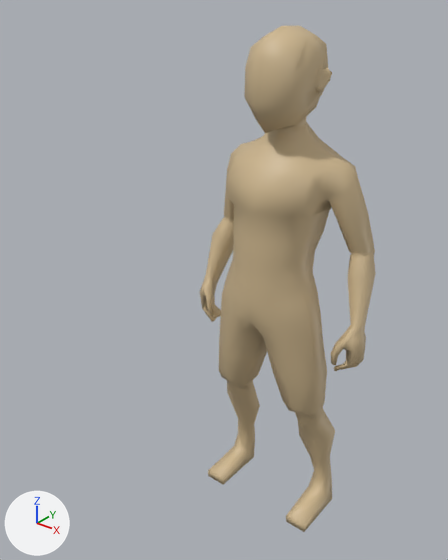
Renders of the Blender file BlenderFiles/legitCharacter.blend from each side of a commit.
Rendered twice from a 50 mm camera at (1.2, -1.85, 2.14) aimed at (-0.07, -0.27, 1.16). Arrows for +X, +Y and +Z are at lower left; the lights stay in place. The same objects are shown in both versions, whatever each file hides.

The older version as bpy lines, for what is in view:
```python
me_cube_003 = bpy.data.meshes.new('Cube.003')
me_cube_003.from_pydata(...)  # 285 vertices, 284 faces; spans x 0.0..0.39, y -0.2..0.15, z 0.01..2.01
me_cube_003.polygons.foreach_set('use_smooth', [True] * 284)
me_cube_003.materials.append(mat_skin)  # beige #d1ba92
# before: 168 (0.27, -0.14, 0.05) at pixel (305, 526), 169 (0.27, -0.14, 0.01) at pixel (304, 532), 170 (0.17, -0.14, 0.04) at pixel (285, 515), 171 (0.2, -0.14, 0.06) at pixel (291, 516), 178 (0.18, -0.14, 0.01) at pixel (286, 521)
ob_body = bpy.data.objects.new('Body', me_cube_003)
ob_body.location = (0.0, 0.0, 0.0)
_m = ob_body.modifiers.new('Mirror', 'MIRROR')
```
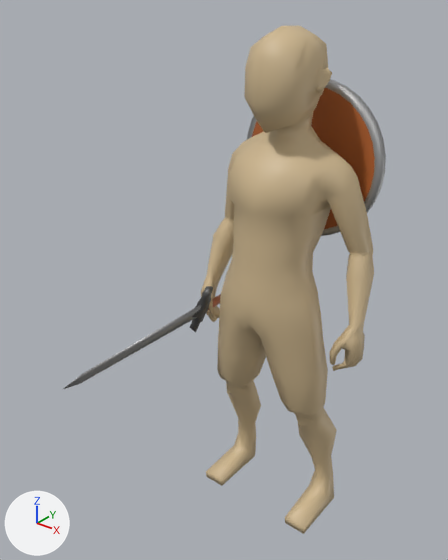
Edits to the bpy script that builds the scene:
```text
Add mat_wood:
    mat_wood = principled_material('wood')
    mat_wood.base_color = (0.467, 0.126, 0.0286)  # orange #b6632f
Add mat_metal:
    mat_metal = principled_material('metal')
    mat_metal.base_color = (0.507, 0.507, 0.507)  # grey #bdbdbd
    mat_metal.metallic = 1.0
Add mat_dark_metal:
    mat_dark_metal = principled_material('dark metal')
    mat_dark_metal.base_color = (0.184, 0.184, 0.184)  # grey #777777
    mat_dark_metal.metallic = 1.0
Change me_cube_003:
    used by ob_body; location = (0.0, 0.0, 0.0)
    verts and faces of me_cube_003; kept vertices keep their numbers, new ones are numbered from 285
    remove me_cube_003.from_pydata(...)  # 285 vertices, 284 faces; spans x 0.0..0.39, y -0.2..0.15, z 0.01..2.01
    add me_cube_003.from_pydata(...)  # 284 vertices, 285 faces; spans x 0.0..0.39, y -0.2..0.16, z 0.01..2.01
    me_cube_003 part 1
    6 vertices are removed from x 0.1..0.19, y 0.02..0.12, z 1.4..1.57
    18 faces are deleted
    14 vertices in x 0.0..0.27, y 0.01..0.15, z 0.01..1.14 move by (0.0, 0.01, 0.0)
    12 vertices in x 0.0..0.2, y -0.19..0.05, z 0.57..1.29 move by (0.0, -0.01, 0.0)
    3 vertices in x 0.05..0.15, y -0.15..-0.1, z 0.73..1.06 move by (-0.01, -0.01, 0.0)
    25 vertices move from x 0.0..0.26, y -0.12..0.12, z 0.15..1.74 to x 0.0..0.27, y -0.14..0.12, z 0.15..1.74
    5 vertices are added at (0.16, 0.11, 1.58), (0.18, 0.04, 1.4), (0.16, 0.1, 1.48), (0.1, 0.12, 1.54), (0.18, 0.04, 1.42)
    19 new faces join them
    me_cube_003 part 2
    add for i in [*range(168, 172), 178]: verts[i] += (0.0, -0.01, 0.0)
Add me_circle:
    me_circle.from_pydata(...)  # 416 vertices, 394 faces; spans x -0.372..0.372, y -0.372..0.372, z 0.006..0.072
    me_circle.polygons.foreach_set('use_smooth', [True] * 394)
    # faces by material slot: [225, 153, 16]
    me_circle.materials.append(mat_metal)  # grey #bdbdbd
    me_circle.materials.append(mat_wood)  # orange #b6632f
    me_circle.materials.append(mat_thong)  # brown #5c4322
Add me_cube_013:
    me_cube_013.from_pydata(...)  # 119 vertices, 133 faces; spans x -5.9..5.9, y -1.0..1.0, z -6.8..39.2
    me_cube_013.polygons.foreach_set('use_smooth', [True] * 133)
    # faces by material slot: [93, 24, 16]
    me_cube_013.materials.append(mat_dark_metal)  # grey #777777
    me_cube_013.materials.append(mat_metal)  # grey #bdbdbd
    me_cube_013.materials.append(mat_wood)  # orange #b6632f
Add ob_shield:
    ob_shield = bpy.data.objects.new('Shield', me_circle)
    ob_shield.location = (0.0, 0.155, 1.523)
    ob_shield.rotation_euler = (-1.612, 0.0, 0.0)  # degrees (-92, 0, 0)
    ob_shield.scale = (0.803, 0.803, 0.803)
Add ob_sword:
    ob_sword = bpy.data.objects.new('Sword', me_cube_013)
    ob_sword.location = (-0.32, -0.002, 0.881)
    ob_sword.rotation_euler = (1.571, -1.176, 0.0)  # degrees (90, -67, 0)
    ob_sword.scale = (0.0212, 0.0212, 0.0212)
```

Location of each change, [x1, y1, x2, y2] in pixels of the pictures (448 x 560 px; the box of a moved part takes in the faces that stretch with it):
'Body', reshaped: before [200, 26, 376, 532]; after [201, 26, 374, 534]
'Shield', added: after [247, 79, 386, 236]
    faces in mat_wood (orange #b6642f): [252, 88, 375, 229]
    faces in mat_metal (grey #bdbdbd): [247, 79, 386, 236]
'Sword', added: after [64, 286, 221, 389]
    faces in mat_metal (grey #bdbdbd): [64, 305, 201, 389]
    faces in mat_dark_metal (grey #777777): [190, 286, 213, 332]
part 1 of me_cube_003, moved or reshaped: before [219, 109, 358, 516]; after [217, 109, 357, 517]
part 2 of me_cube_003, moved or reshaped: before [208, 457, 317, 532]; after [206, 457, 317, 534]
